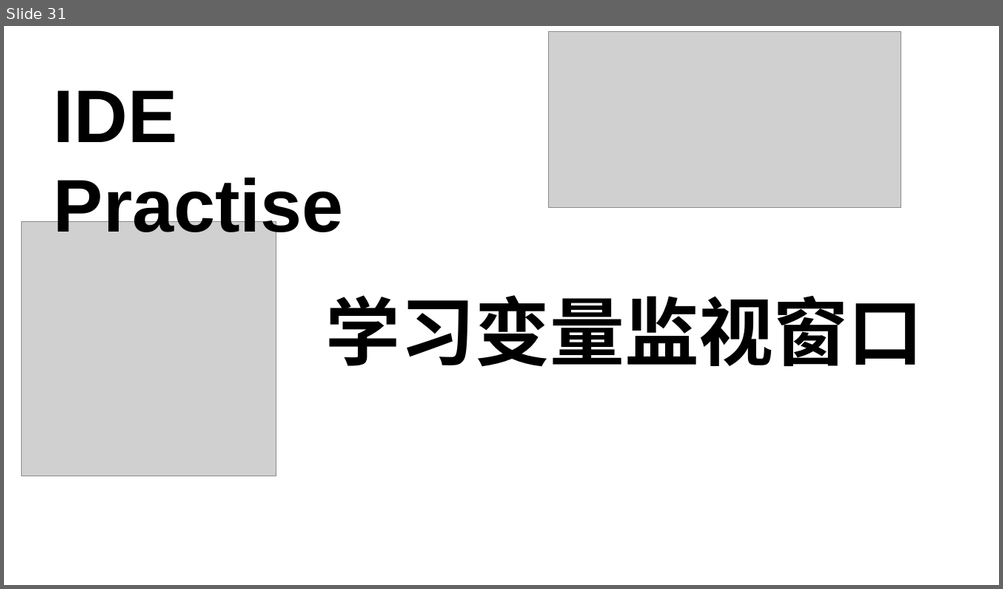
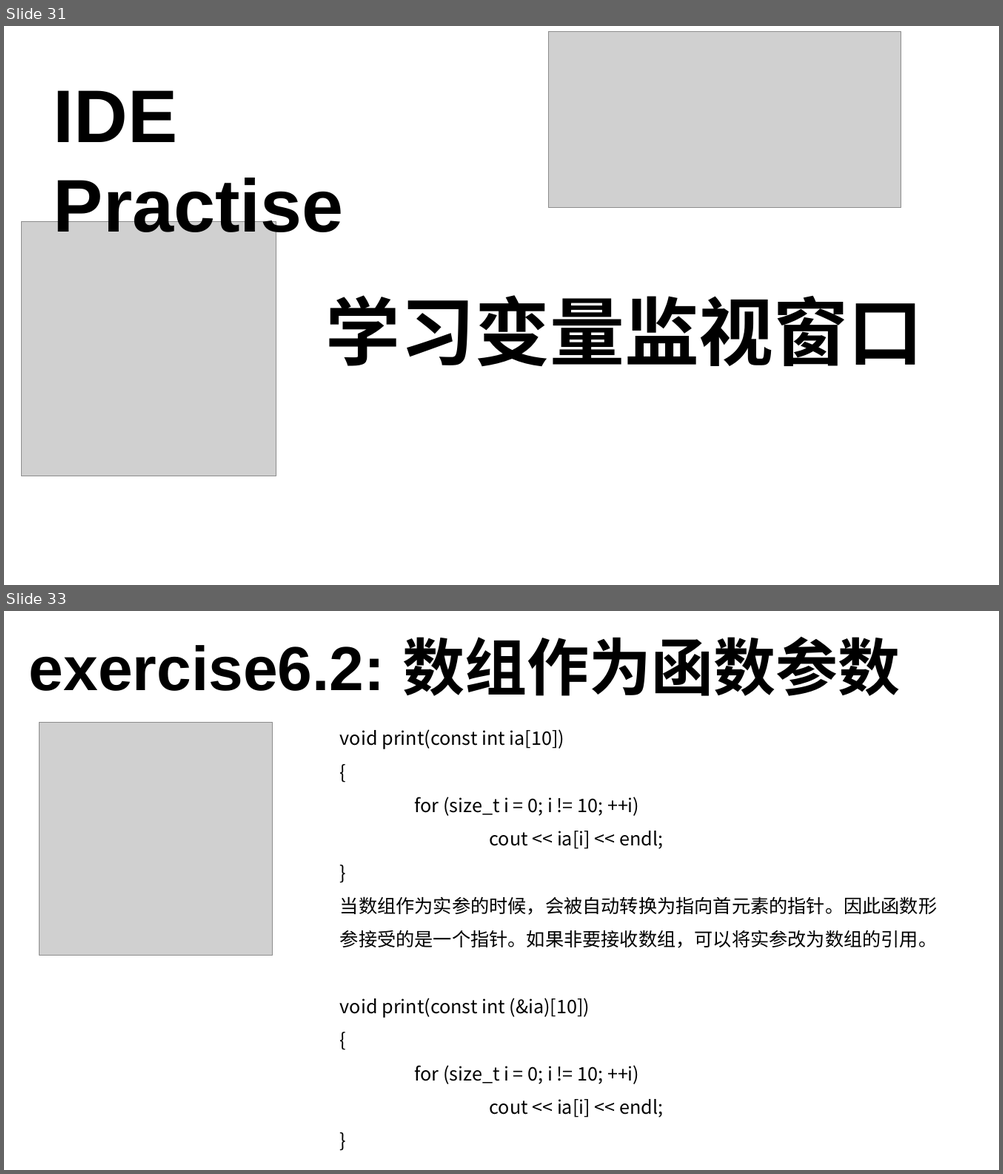
Before and after one commit to 3417725275/CPP_Study, a slide deck: C++课件.pptx. Shown one above the other, each under a label of ours: slide 31 before the commit, slides 31 and 33 after it; the slides between them are not shown. The pictures are 1003x589 and 1003x1174 pixels, drawn with LibreOffice and Linux fonts; fonts in the diff are those of the drawing; grey boxes stand for pictures. Boxes give left, top, right and bottom in pixels: in the first picture for what was removed or moved away, otherwise in the second. Text is boxed around its words. In the diff, an @@ line names an element or a change of style, - is before the commit and + after.

```diff
--- a/C++课件.pptx
+++ b/C++课件.pptx
@@ slide 33 added at [4, 611, 999, 1170], background #FFFFFF @@
@@ text added at [29, 636, 899, 696], 60 pt, text #000000, bold @@
+exercise6.2: 数组作为函数参数
@@ picture added at [39, 722, 273, 956] @@
@@ text added at [340, 729, 936, 1118], 18 pt, text #000000 @@
+void print(const int ia[10])
+{
+for (size_t i = 0; i != 10; ++i)
+cout << ia[i] << endl;
+}
+当数组作为实参的时候，会被自动转换为指向首元素的指针。因此函数形参接受的是一个指针。如果非要接收数组，可以将实参改为数组的引用。
+void print(const int (&ia)[10])
+{
+for (size_t i = 0; i != 10; ++i)
+cout << ia[i] << endl;
+}
```
Also in this commit, not shown: 2 other slides added, 8 other files.
